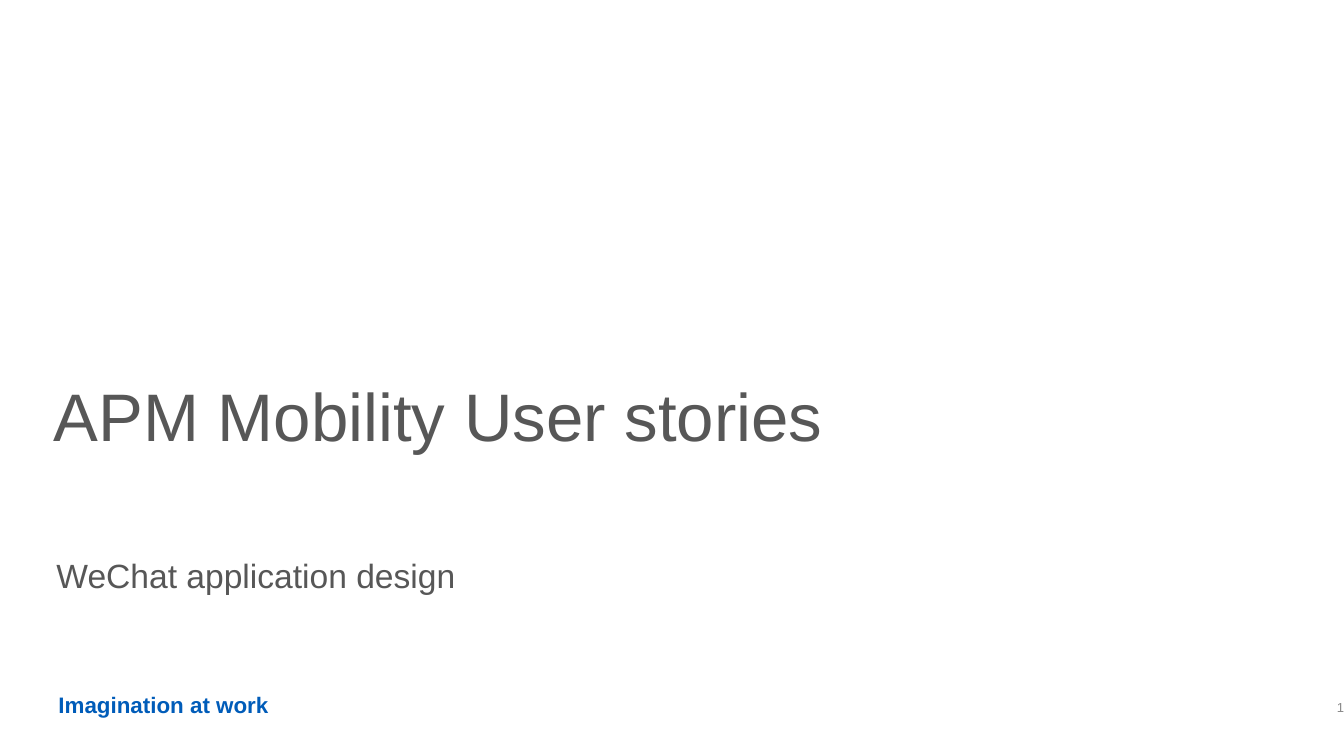
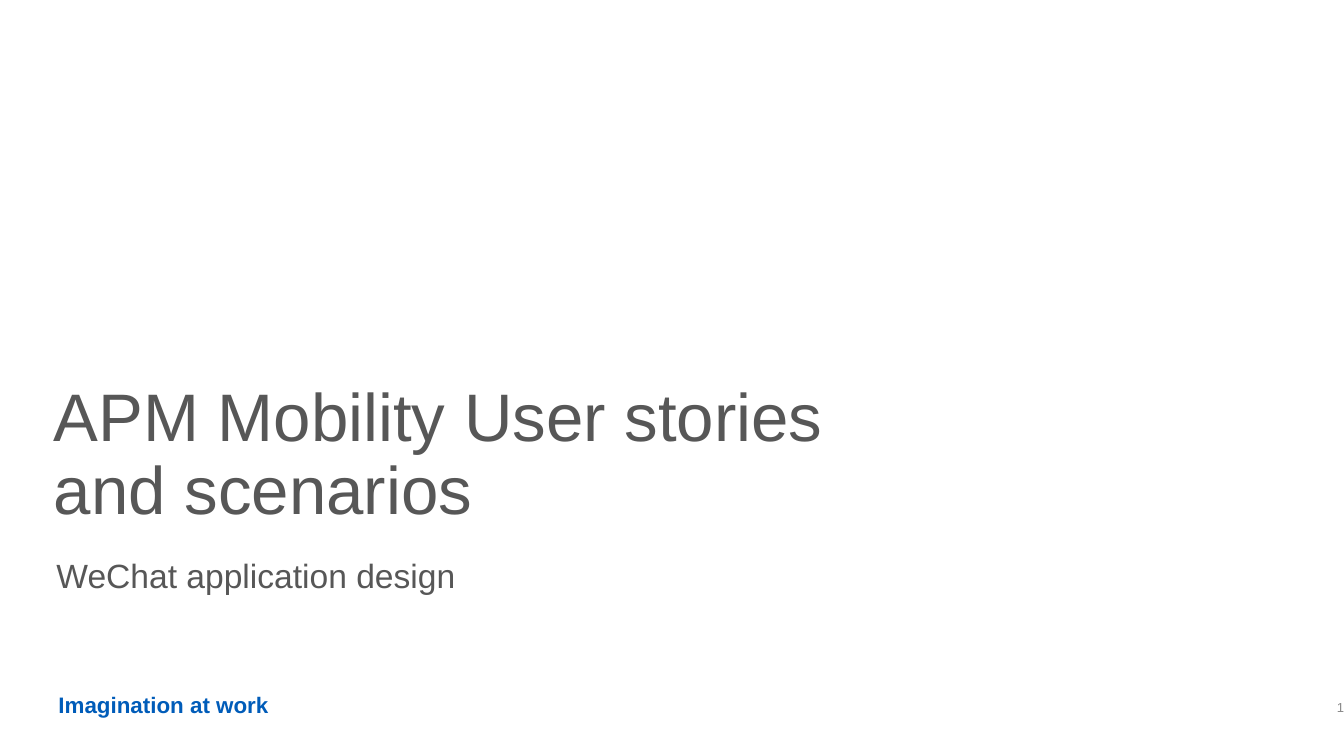
Before and after one commit to devhotmail/APMHome, a slide deck: slide 1 of Document/APM_userstories.pptx. Drawn at 1344x756 pixels with LibreOffice and Linux fonts; fonts in the diff are those of the drawing; background and template pictures are left out. Boxes give left, top, right and bottom in pixels: in the first picture for what was removed or moved away, otherwise in the second. Text is boxed around its words. In the diff, an @@ line names an element or a change of style, - is before the commit and + after.

Commit message:
document: add test scenarios

```diff
--- a/Document/APM_userstories.pptx
+++ b/Document/APM_userstories.pptx
@@ title at (54,392,823,515): text changed @@
-APM Mobility User stories
+APM Mobility User stories
+and scenarios
```
Also in this commit, not shown: 6 other slides changed, 6 slides added.
